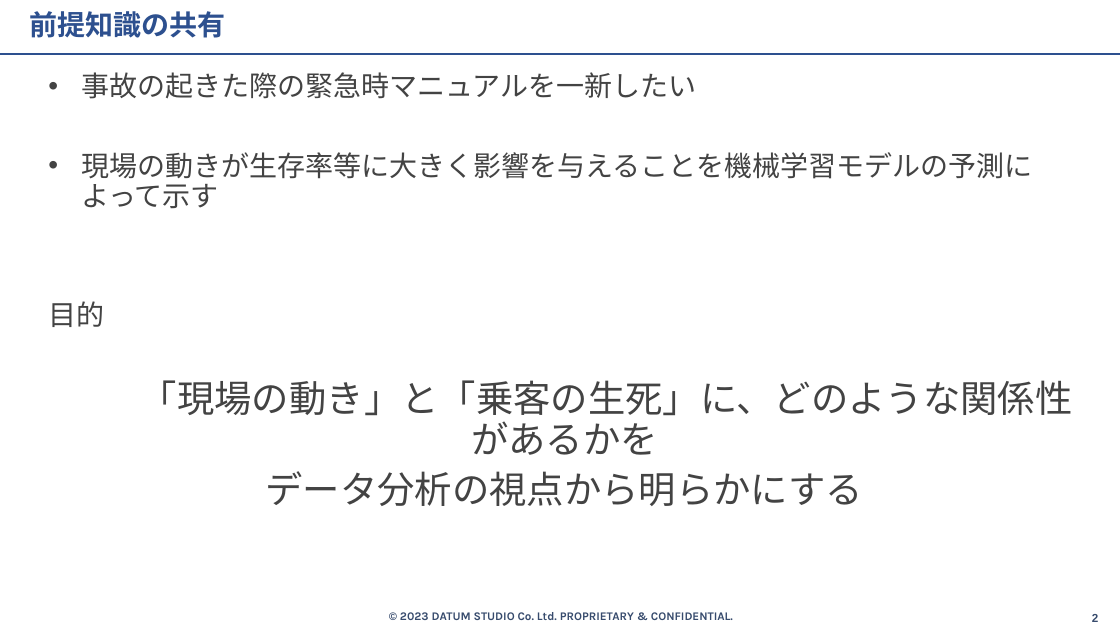
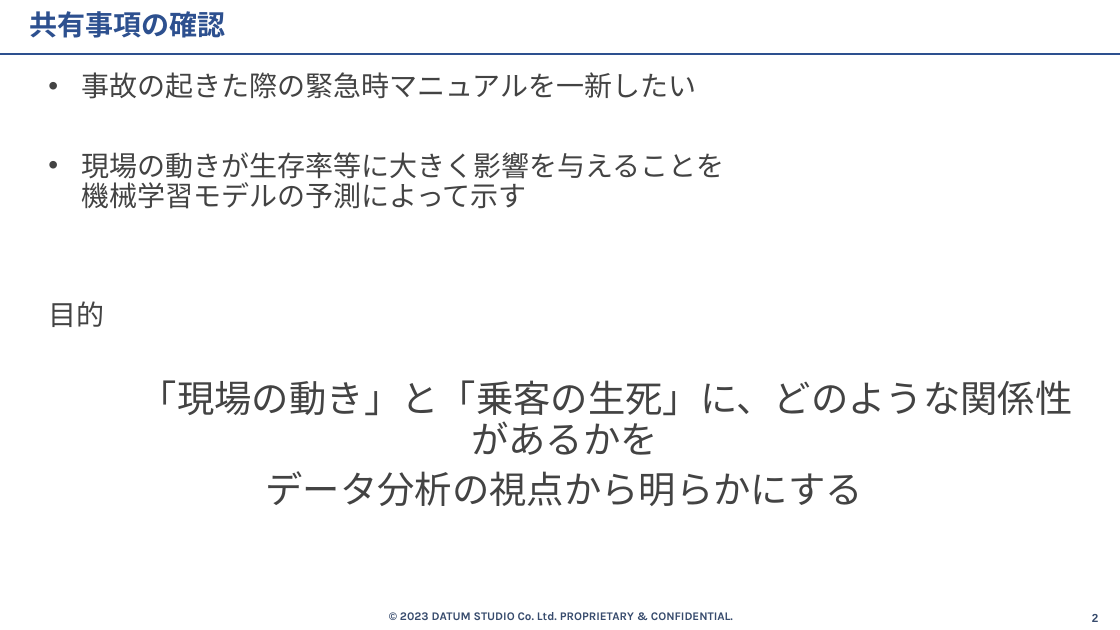
Before and after one commit to beuxor/ensyu_integrated, a slide deck: slide 2 of slides/NOBUSUE_Ryuku_Titanic.pptx. Drawn at 1120x630 pixels with LibreOffice and Linux fonts; fonts in the diff are those of the drawing. Boxes give left, top, right and bottom in pixels: in the first picture for what was removed or moved away, otherwise in the second. Text is boxed around its words. In the diff, an @@ line names an element or a change of style, - is before the commit and + after.

```diff
--- a/slides/NOBUSUE_Ryuku_Titanic.pptx
+++ b/slides/NOBUSUE_Ryuku_Titanic.pptx
@@ title at <box>29,11,225,38</box>: text changed @@
-前提知識の共有
+共有事項の確認
@@ text at <box>81,152,724,209</box>: spaces changed @@
-• 現場の動きが生存率等に大きく影響を与えることを機械学習モデルの予測によって示す
+• 現場の動きが生存率等に大きく影響を与えることを
+  機械学習モデルの予測によって示す
```
Also in this commit, not shown: 11 other slides changed, 8 slides added, 6 other files.
